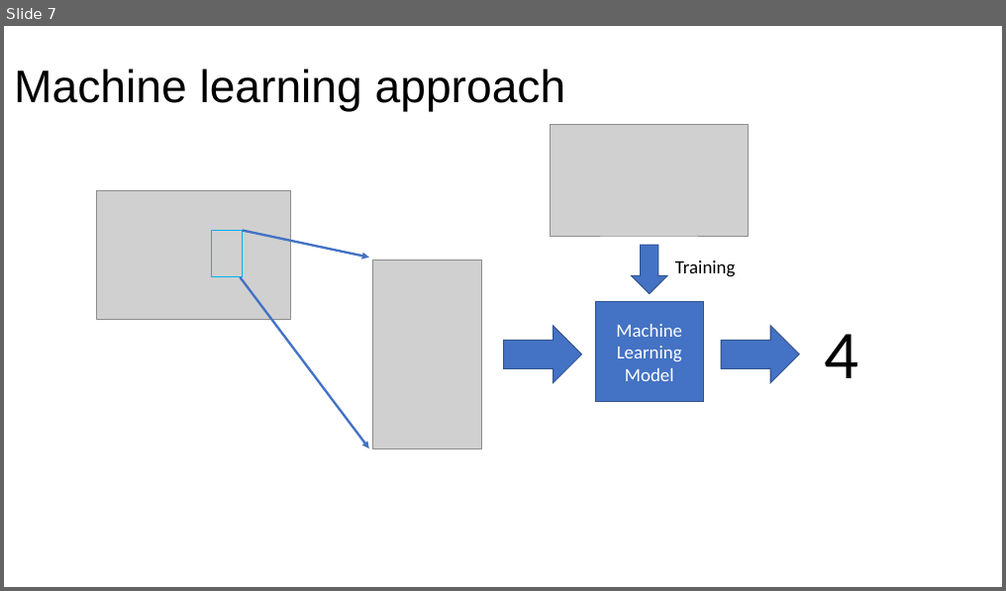
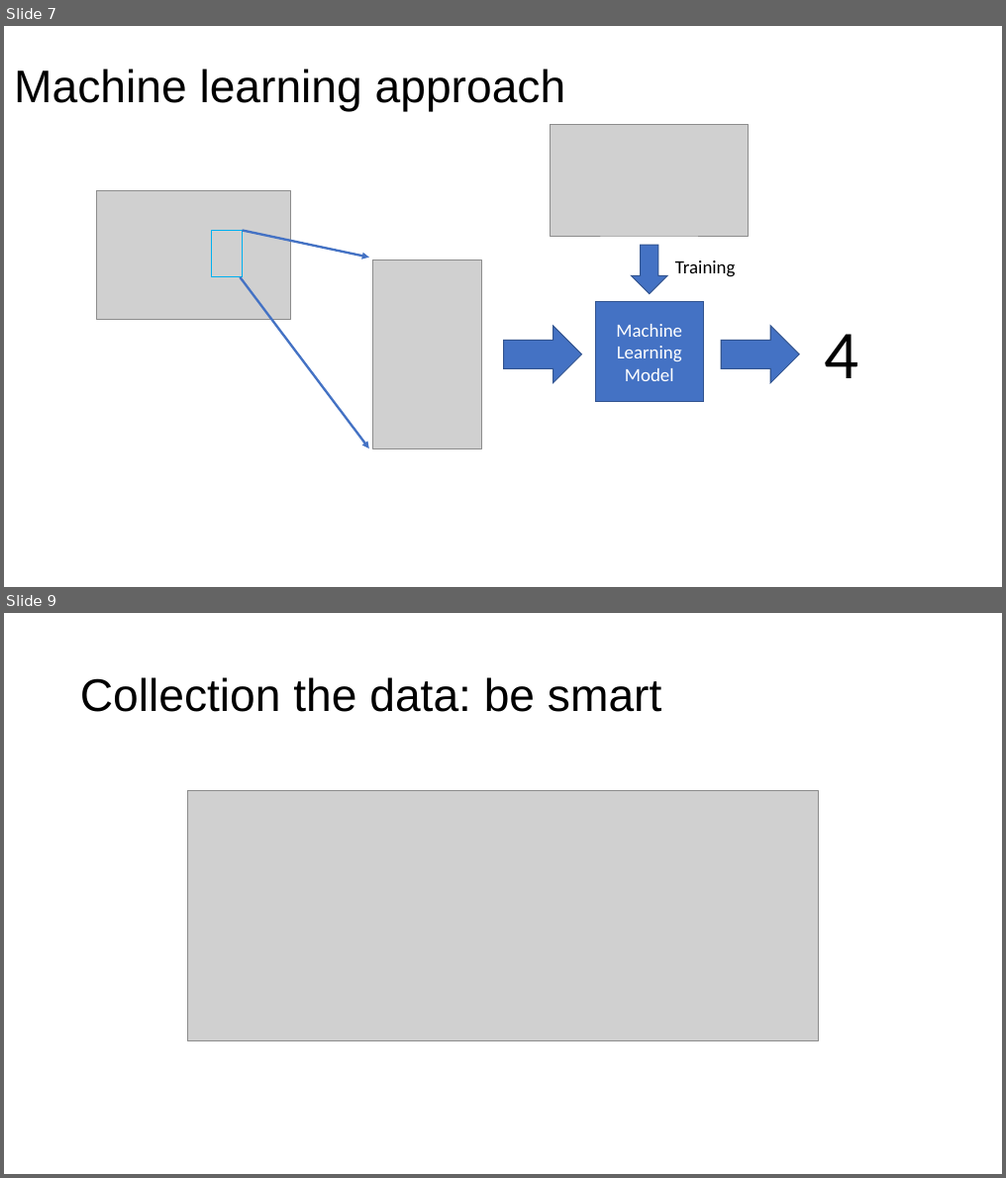
Before and after one commit to jshragge/GPGN535, a slide deck: 11_Machine_Learning_Introduction.pptx. Shown one above the other, each under a label of ours: slide 7 before the commit, slides 7 and 9 after it; the slides between them are not shown. The pictures are 1006x591 and 1006x1178 pixels, drawn with LibreOffice and Linux fonts; fonts in the diff are those of the drawing; grey boxes stand for pictures; background and template pictures are left out. Boxes give left, top, right and bottom in pixels: in the first picture for what was removed or moved away, otherwise in the second. Text is boxed around its words. In the diff, an @@ line names an element or a change of style, - is before the commit and + after.

```diff
--- a/11_Machine_Learning_Introduction.pptx
+++ b/11_Machine_Learning_Introduction.pptx
@@ slide 9 added at box(4, 613, 1002, 1174), background picture (left out) @@
@@ title added at box(80, 677, 661, 712), 44 pt, text #000000 @@
+Collection the data: be smart
@@ picture added at box(188, 790, 819, 1042) @@
```
Also in this commit, not shown: 1 slide changed, 5 other slides added, 2 other files.
